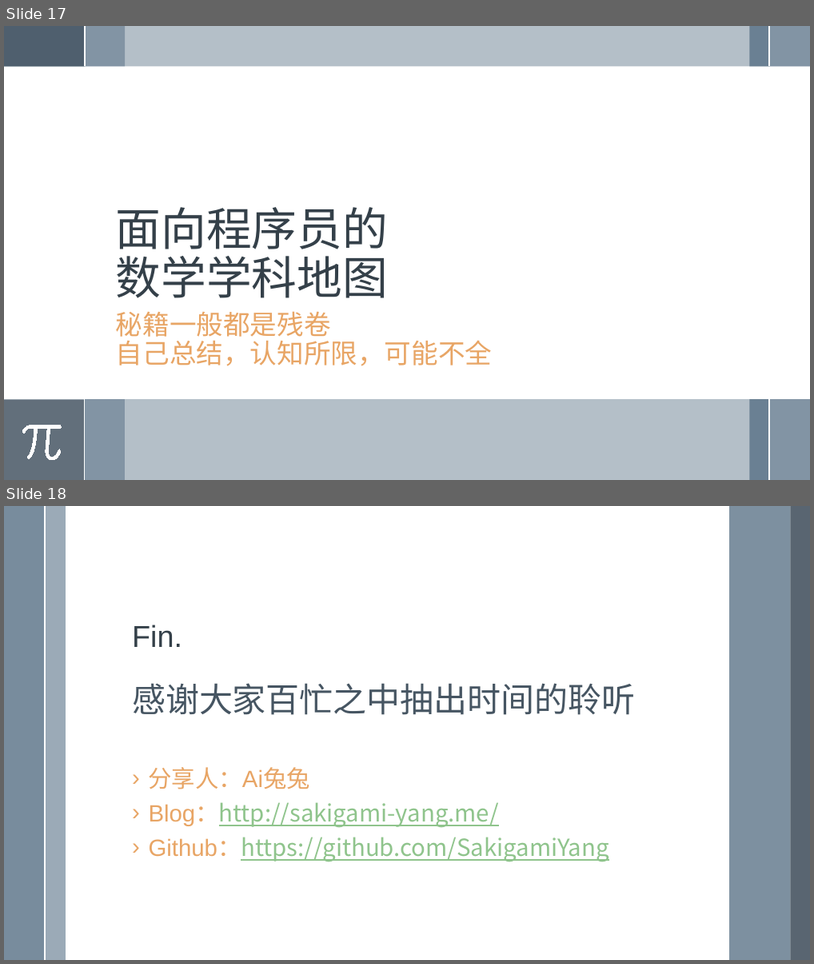
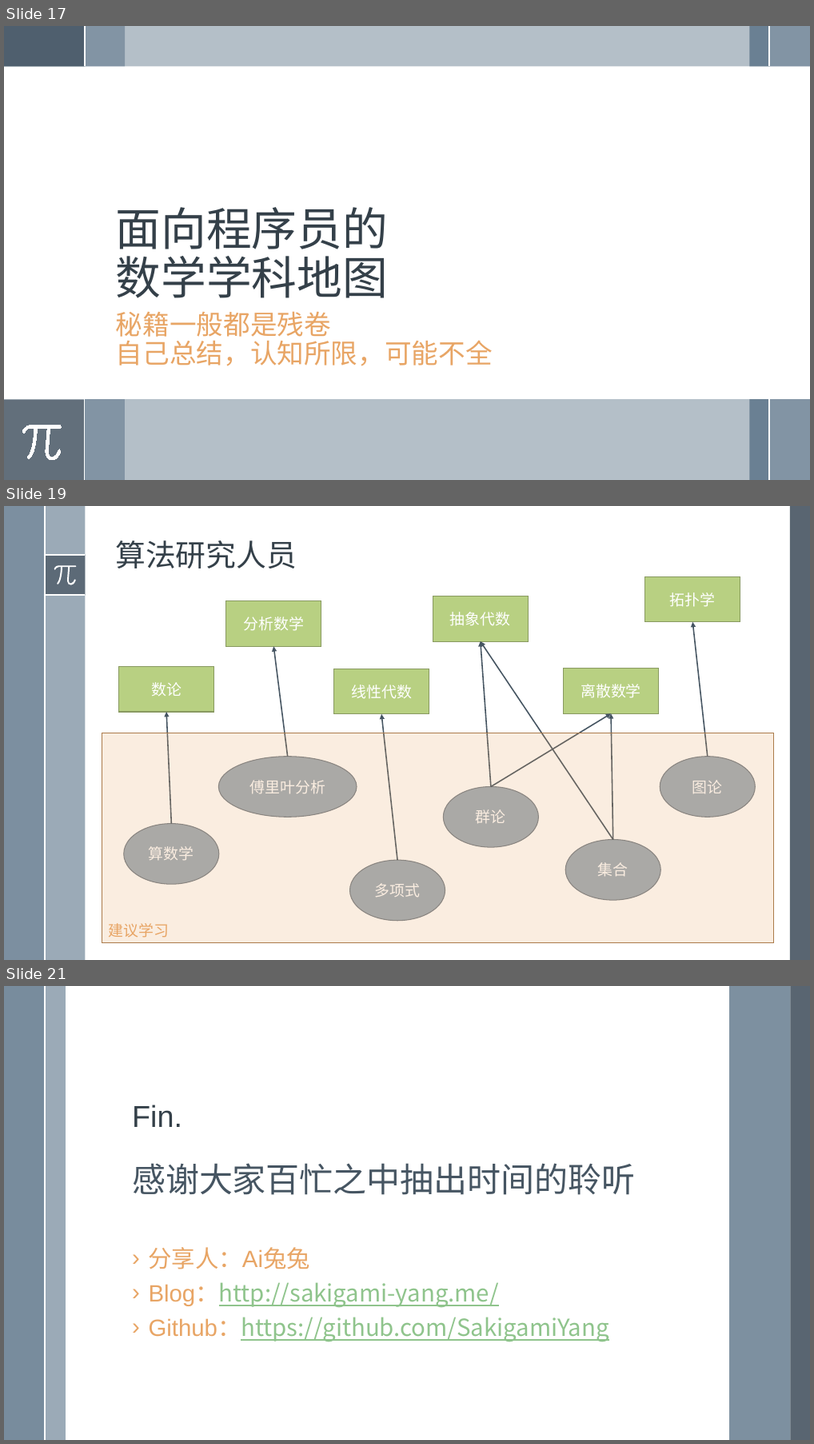
Before and after one commit to SakigamiYang/PyCon, a slide deck: Python-Meetup/20200719/面向一小部分程序员的数学学习相关话题简言.pptx. Shown one above the other, each under a label of ours: slides 17 and 18 before the commit, slides 17, 19 and 21 after it; the slides between them are not shown. The pictures are 814x964 and 814x1444 pixels, drawn with LibreOffice and Linux fonts; fonts in the diff are those of the drawing. Boxes give left, top, right and bottom in pixels: in the first picture for what was removed or moved away, otherwise in the second. Text is boxed around its words. In the diff, an @@ line names an element or a change of style, - is before the commit and + after.

```diff
--- a/Python-Meetup/20200719/面向一小部分程序员的数学学习相关话题简言.pptx
+++ b/Python-Meetup/20200719/面向一小部分程序员的数学学习相关话题简言.pptx
@@ slide 19 added at <box>4,506,810,960</box>, background #FFFFFF; not listed: 1 template element that a slide beside it also shows @@
@@ rectangle added at <box>4,506,45,960</box>, fill #6A8093 at 88% opacity @@
@@ rectangle added at <box>45,506,85,960</box>, fill #9BAAB7 @@
@@ rectangle added at <box>790,506,810,960</box>, fill #475562 at 90% opacity @@
@@ title added at <box>115,540,297,568</box>, 36 pt, text #35404A @@
+算法研究人员
@@ rectangle added at <box>45,555,85,596</box>, fill #475562 at 75% opacity @@
@@ line added from (45, 555) to (85, 555), #FFFFFF 1.5 pt @@
@@ freeform shape added at <box>54,565,77,584</box>, fill #FFFFFF @@
@@ rectangle added at <box>646,576,740,622</box>, fill #B8D082, outline #889A60 1 pt, 18 pt, text #FFFFFF @@
+拓扑学
@@ line added from (45, 595) to (85, 595), #FFFFFF 1.5 pt @@
@@ rectangle added at <box>226,601,321,646</box>, fill #B8D082, outline #889A60 1 pt, 18 pt, text #FFFFFF @@
+分析数学
@@ rectangle added at <box>433,596,528,641</box>, fill #B8D082, outline #889A60 1 pt, 18 pt, text #FFFFFF @@
+抽象代数
@@ arrow added from (707, 756) to (693, 622), #465562 1.5 pt @@
@@ arrow added from (288, 756) to (274, 646), #465562 1.5 pt @@
@@ arrow added from (491, 787) to (481, 641), #465562 1.5 pt @@
@@ arrow added from (613, 840) to (481, 641), #465562 1.5 pt @@
@@ rectangle added at <box>119,666,214,712</box>, fill #B8D082, outline #889A60 1 pt, 18 pt, text #FFFFFF @@
+数论
@@ rectangle added at <box>334,668,430,714</box>, fill #B8D082, outline #889A60 1 pt, 18 pt, text #FFFFFF @@
+线性代数
@@ rectangle added at <box>563,668,658,713</box>, fill #B8D082, outline #889A60 1 pt, 18 pt, text #FFFFFF @@
+离散数学
@@ arrow added from (171, 824) to (166, 712), #465562 1.5 pt @@
@@ arrow added from (398, 860) to (382, 714), #465562 1.5 pt @@
@@ arrow added from (491, 787) to (611, 713), #465562 1.5 pt @@
@@ arrow added from (613, 840) to (611, 713), #465562 1.5 pt @@
@@ rectangle added at <box>102,733,774,942</box>, fill #E8A565 at 20% opacity, outline #AC7A4B 1 pt, 18 pt, text #E8A565 @@
+建议学习
@@ ellipse added at <box>218,756,357,817</box>, fill #9BAAB7, outline #737E87 1 pt, 18 pt, text #FFFFFF @@
+傅里叶分析
@@ ellipse added at <box>660,756,755,817</box>, fill #9BAAB7, outline #737E87 1 pt, 18 pt, text #FFFFFF @@
+图论
@@ ellipse added at <box>443,787,538,847</box>, fill #9BAAB7, outline #737E87 1 pt, 18 pt, text #FFFFFF @@
+群论
@@ ellipse added at <box>124,824,218,884</box>, fill #9BAAB7, outline #737E87 1 pt, 18 pt, text #FFFFFF @@
+算数学
@@ ellipse added at <box>566,840,661,900</box>, fill #9BAAB7, outline #737E87 1 pt, 18 pt, text #FFFFFF @@
+集合
@@ ellipse added at <box>350,860,445,920</box>, fill #9BAAB7, outline #737E87 1 pt, 18 pt, text #FFFFFF @@
+多项式
@@ what was slide 18 is now slide 21 @@
```
Also in this commit, not shown: 2 other slides added.
